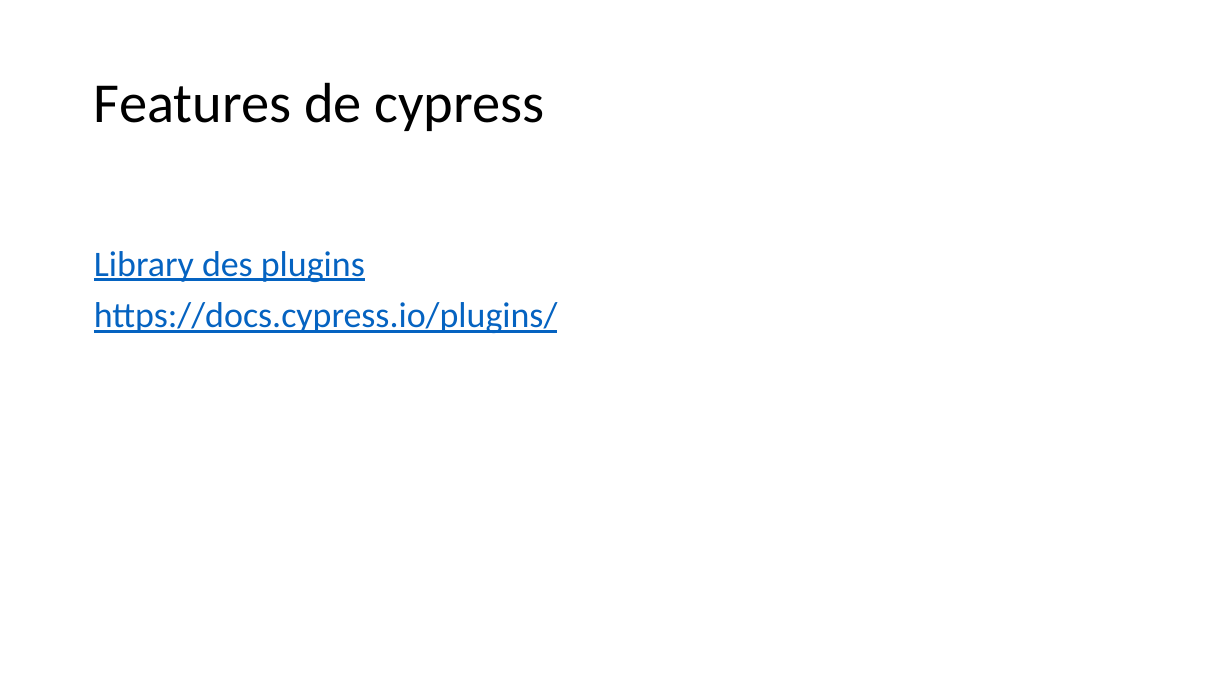
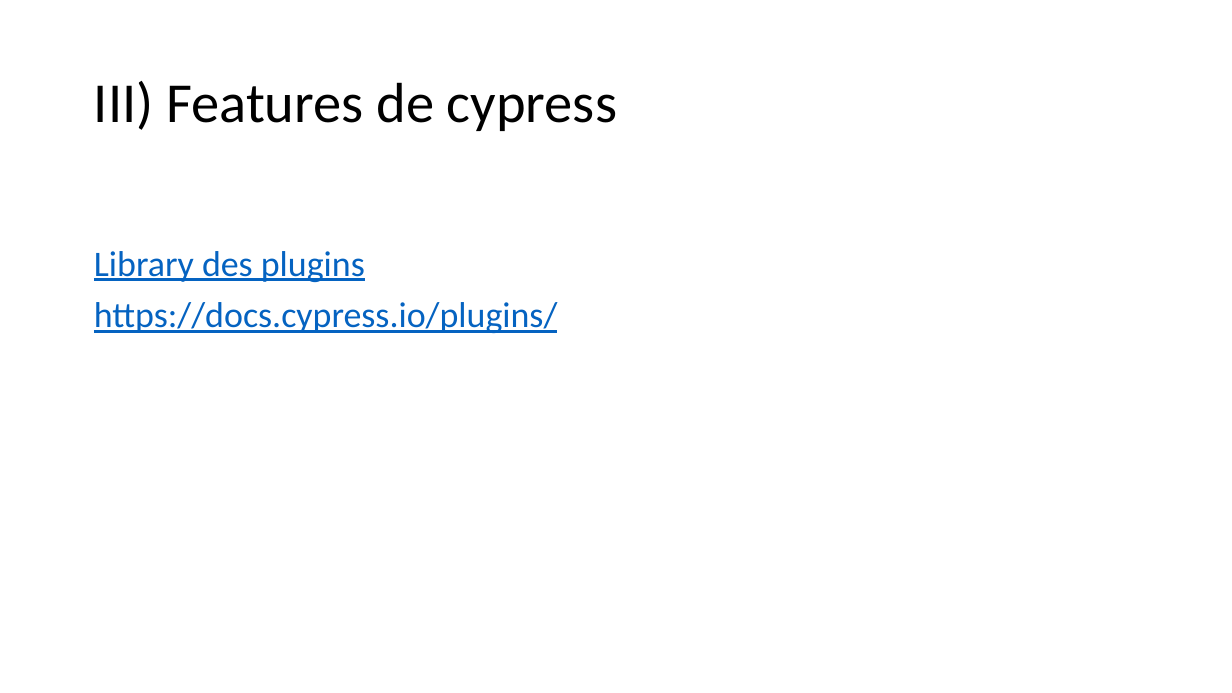
Before and after one commit to seblast312/cypress_youtube, a slide deck: slide 11 of Cypress.pptx (slide 8 before the commit). Drawn at 1232x693 pixels with LibreOffice and Linux fonts; fonts in the diff are those of the drawing. Boxes give left, top, right and bottom in pixels: in the first picture for what was removed or moved away, otherwise in the second. Text is boxed around its words. In the diff, an @@ line names an element or a change of style, - is before the commit and + after.

```diff
--- a/Cypress.pptx
+++ b/Cypress.pptx
@@ title at [94, 81, 617, 131]: text changed @@
-Features de cypress
+III) Features de cypress
```
Also in this commit, not shown: 5 other slides changed, 3 slides added, 1 other file.
